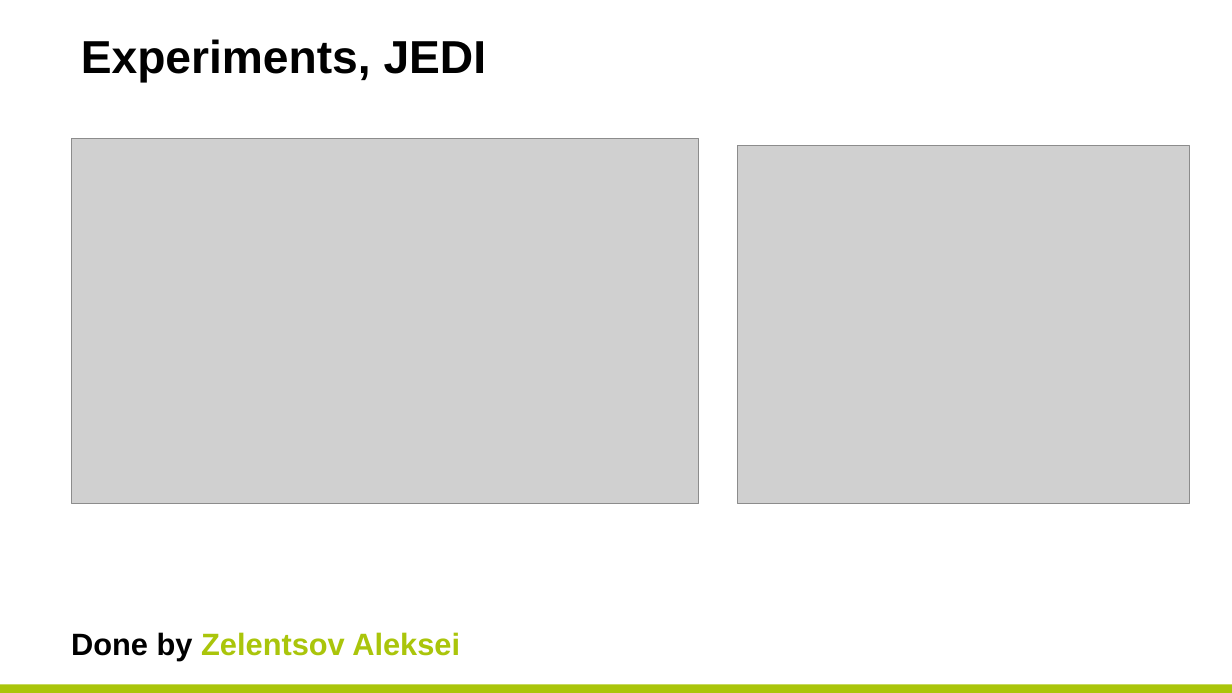
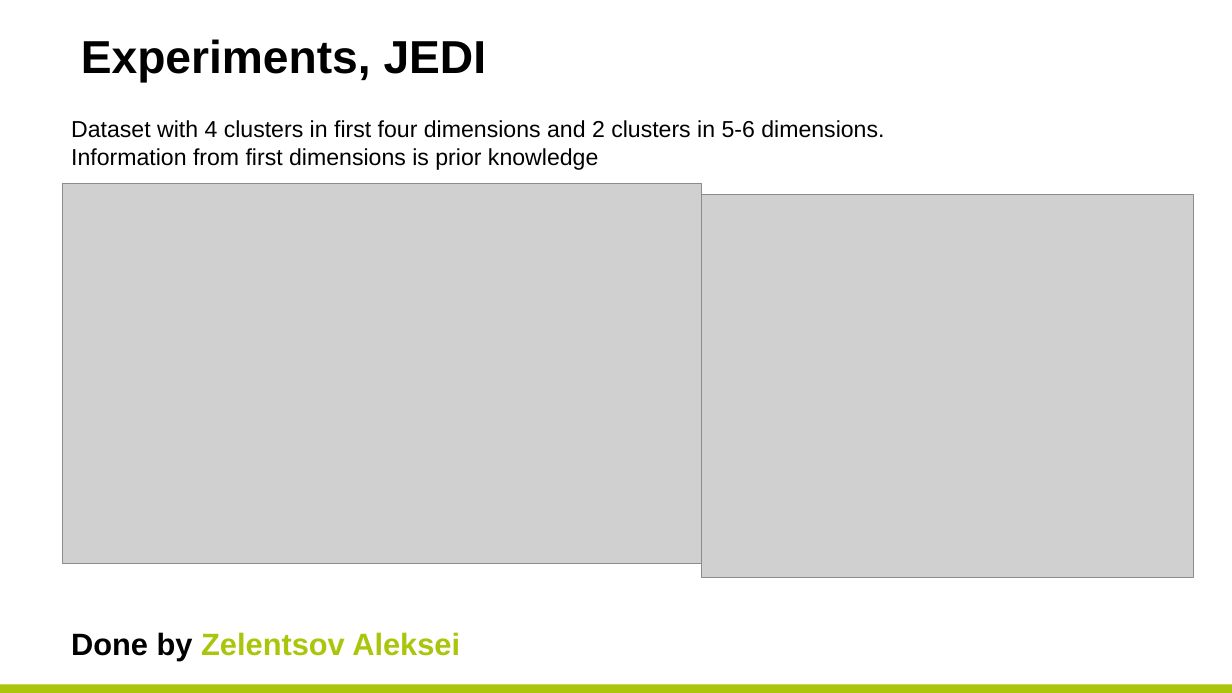
Before and after one commit to Recap-Minutes-of-Meetings/tsne, a slide deck: slide 9 of preso.pptx (slide 5 before the commit). Drawn at 1232x693 pixels with LibreOffice and Linux fonts; fonts in the diff are those of the drawing; grey boxes stand for pictures; background and template pictures are left out. Boxes give left, top, right and bottom in pixels: in the first picture for what was removed or moved away, otherwise in the second. Text is boxed around its words. In the diff, an @@ line names an element or a change of style, - is before the commit and + after.

```diff
--- a/preso.pptx
+++ b/preso.pptx
@@ text added at (71,120,884,170), 18 pt, text #000000 @@
+Dataset with 4 clusters in first four dimensions and 2 clusters in 5-6 dimensions.
+Information from first dimensions is prior knowledge
@@ picture: place and size @@
-picture at (71,139,699,505)
+picture at (62,184,701,564)
@@ picture: place and size @@
-picture at (738,145,1189,504)
+picture at (701,195,1194,579)
```
Also in this commit, not shown: 5 other slides changed, 8 slides added, 1 slide removed.
